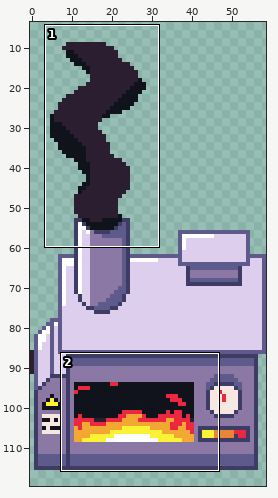
Sprite sheet: Incinerator/Incinerator6.png. Above, an overview of the earlier version with the close-up marked.
Close-up. Before the commit:
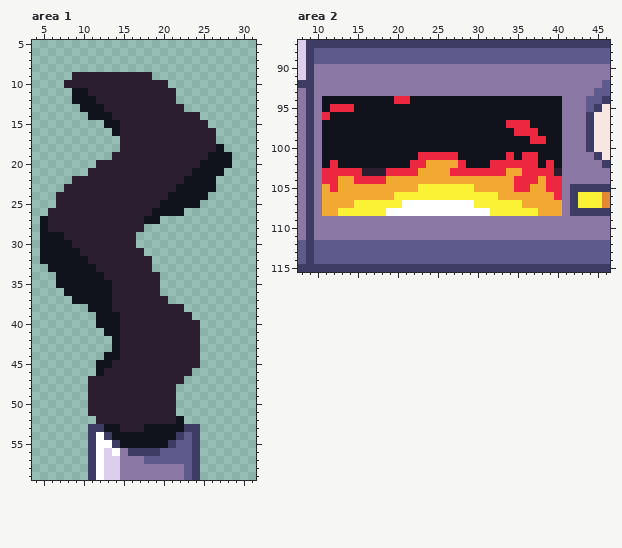
The file is 59x124 pixels. Shown: area 1: x 4..31, y 5..59; area 2: x 8..46, y 87..115. The wide view leaves out empty margins.
The same view after the edit:
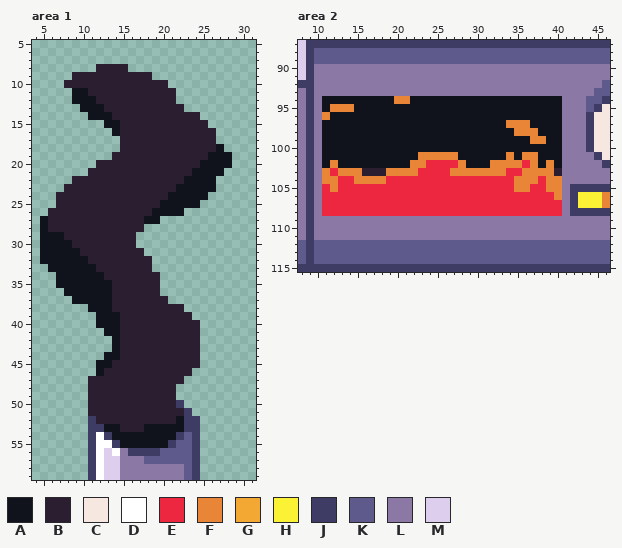
Palette (. is transparent): A #10121c  B #2c1e31  C #f6e8e0  D #ffffff  E #ec273f  F #e98537  G #f3a833  H #fbf236  J #3e3b65  K #5e5b8c  L #8c78a5  M #deceed
The edit:
Area 1:
The author put colour B in row 8 at x 12 to 15; in row 51 at x 22.
The author put colour J in row 50 at x 22; in row 51 at x 23; in row 52 at x 11 and 23 to 24.
Area 2:
Colour D becomes colour E in row 107 at x 21 to 29; in row 108 at x 19 to 31.
Colour G becomes colour E in row 102 at x 24 to 27; in row 103 at x 23 to 26 and 34 to 35; in row 104 at x 13 to 14, 19 to 34 and 38; in row 105 at x 11, 13 to 22, 30 to 34 and 37 to 38; in row 106 at x 11 to 19 and 33 to 39; in row 107 at x 11 to 14 and 36 to 40.
Colour G becomes colour E in row 108 at x 11 to 12 and 38 to 40.
Colour H becomes colour E in row 105 at x 23 to 29; in row 106 at x 20 to 32; in row 107 at x 15 to 20 and 30 to 35; in row 108 at x 13 to 18 and 32 to 37.
Colour E becomes colour F in row 94 at x 20 to 21; in row 95 at x 12 to 14; in row 96 at x 11; in row 97 at x 34 to 36; in row 98 at x 35 to 37; in row 99 at x 37 to 38.
Colour E becomes colour F in row 101 at x 23 to 27, 34 and 36 to 37; in row 102 at x 12, 22 to 23, 28, 32 to 35, 37 and 39; in row 103 at x 11, 13 to 15, 19 to 22, 27 to 33 and 36 to 39; in row 104 at x 11 to 12, 15 to 18, 35 to 37 and 39 to 40; in row 105 at x 12, 35 to 36 and 39 to 40; in row 106 at x 40.
Changed places in both close-ups, as pixel boxes (x1, y1, x2, y2):
added: (96, 64, 128, 72)
added: (176, 400, 200, 424)
added: (88, 416, 96, 424)
changed: (394, 96, 410, 104)
changed: (322, 104, 354, 120)
changed: (322, 120, 562, 216)
